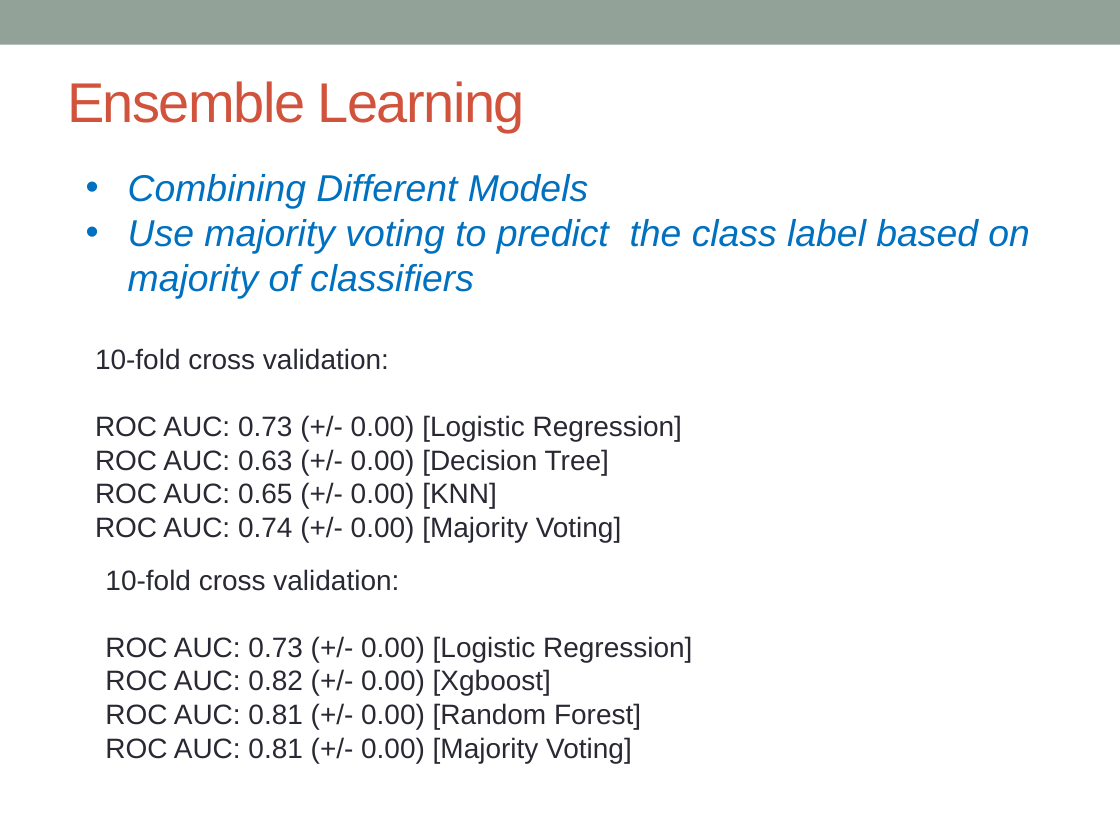
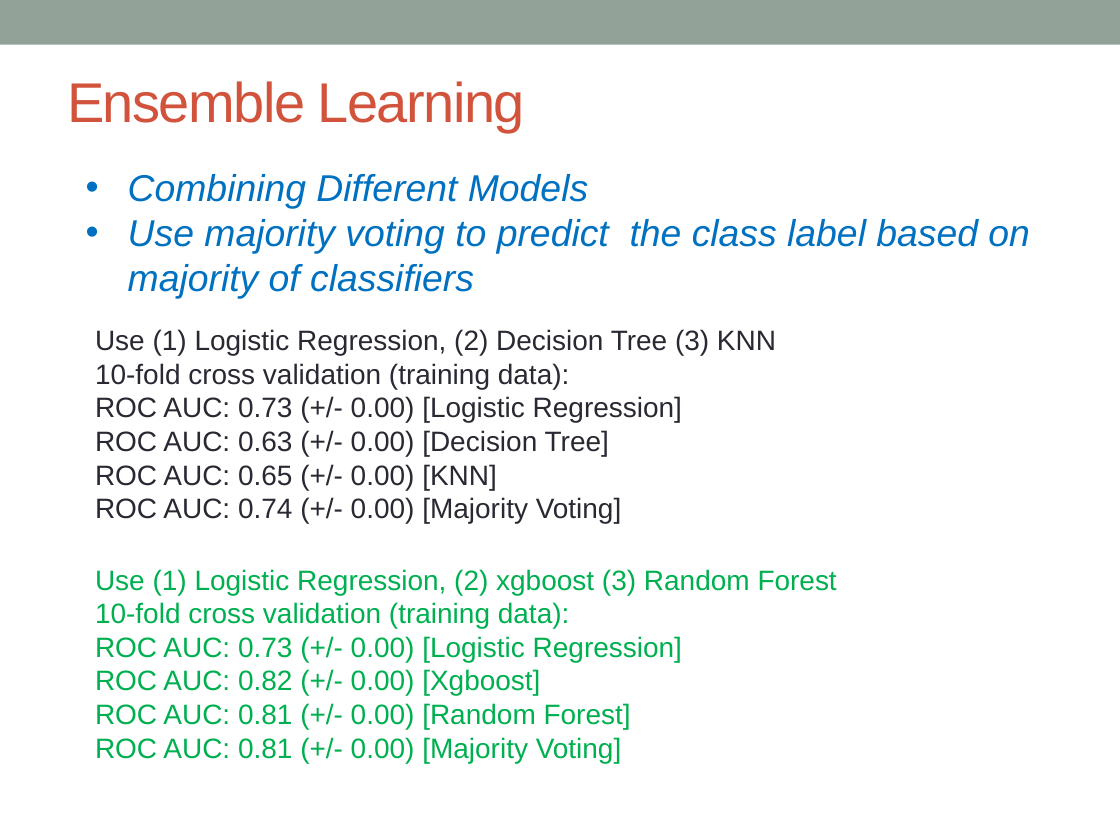
Before and after one commit to hsiehweichun/springboard_program, a slide deck: slide 30 of Capstone_deck.pptx (slide 28 before the commit). Drawn at 1120x840 pixels with LibreOffice and Linux fonts; fonts in the diff are those of the drawing. Boxes give left, top, right and bottom in pixels: in the first picture for what was removed or moved away, otherwise in the second. Text is boxed around its words. In the diff, an @@ line names an element or a change of style, - is before the commit and + after.

```diff
--- a/Capstone_deck.pptx
+++ b/Capstone_deck.pptx
@@ text "Use (1) Logistic Regression, (2) ...": place and size @@
-text "Use (1) Logistic Regression, (2) ..." at box(95, 348, 682, 542)
+text "Use (1) Logistic Regression, (2) ..." at box(95, 329, 776, 523)
@@ text at box(95, 329, 776, 389): text changed @@
-10-fold cross validation:
+Use (1) Logistic Regression, (2) Decision Tree (3) KNN
+10-fold cross validation (training data):
@@ text "Use (1) Logistic Regression, (2) ...": place and size @@
-text "Use (1) Logistic Regression, (2) ..." at box(105, 569, 692, 763)
+text "Use (1) Logistic Regression, (2) ..." at box(95, 569, 837, 763)
@@ text at box(95, 569, 837, 628): text changed; text colour #292934 to #00B050 @@
-10-fold cross validation:
+Use (1) Logistic Regression, (2) xgboost (3) Random Forest
+10-fold cross validation (training data):
@@ text at box(95, 636, 682, 763): text colour #292934 to #00B050 in "ROC AUC: 0.73 (+/- 0.00) [Logistic Regression]", "ROC AUC: 0.82 (+/- 0.00) [Xgboost]", "ROC AUC: 0.81 (+/- 0.00) [Random Forest]", "ROC AUC: 0.81 (+/- 0.00) [Majority Voting]" @@
```
Also in this commit, not shown: 11 other slides changed, 4 slides added.
